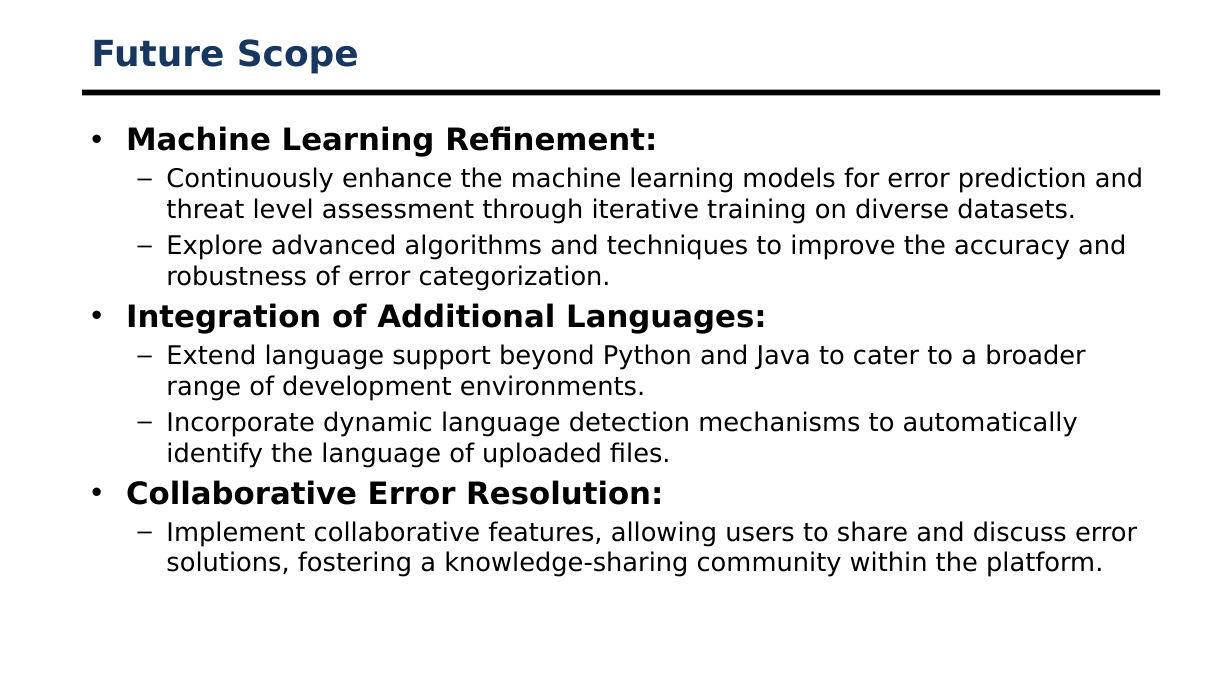
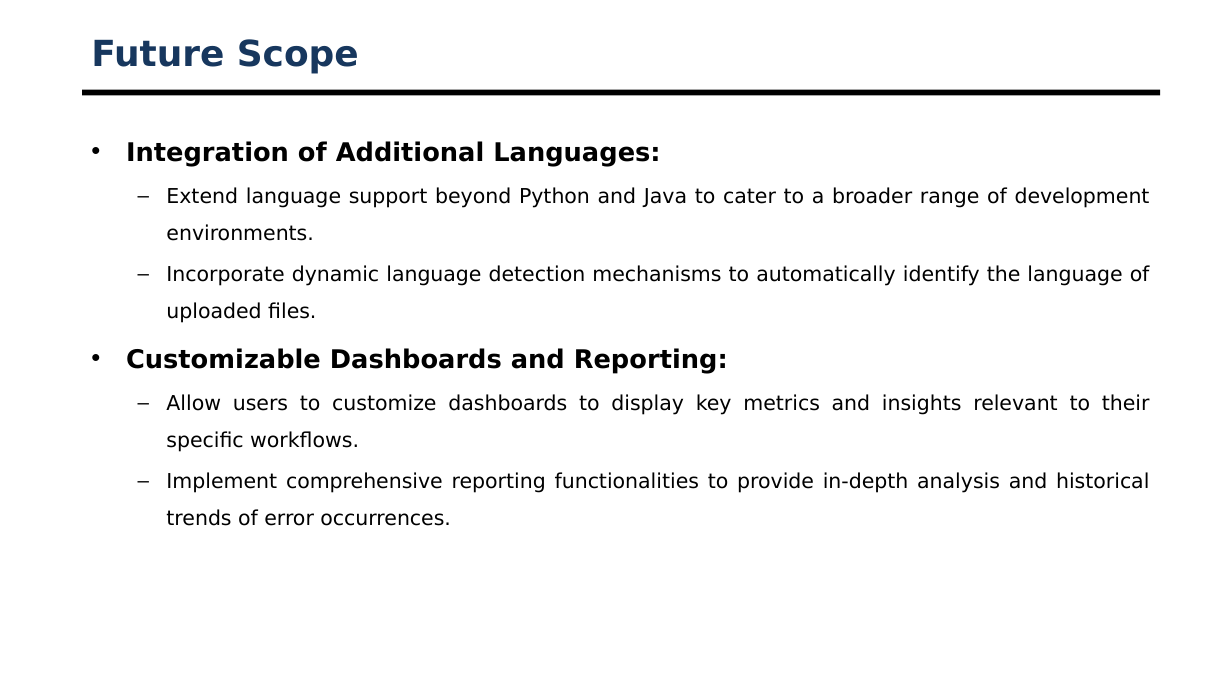
Before and after one commit to KiranspaceLDR/AI-Server-Log-Mangement-Software, a slide deck: slide 30 of Documentation/20201CEI0161_Final_Presentation.pptx (slide 32 before the commit). Drawn at 1232x693 pixels with LibreOffice and Linux fonts; fonts in the diff are those of the drawing; background and template pictures are left out. Boxes give left, top, right and bottom in pixels: in the first picture for what was removed or moved away, otherwise in the second. Text is boxed around its words. In the diff, an @@ line names an element or a change of style, - is before the commit and + after.

```diff
--- a/Documentation/20201CEI0161_Final_Presentation.pptx
+++ b/Documentation/20201CEI0161_Final_Presentation.pptx
@@ text at <box>126,126,1143,291</box>: paragraphs removed @@
-• Machine Learning Refinement:
-  – Continuously enhance the machine learning models for error prediction and threat level assessment through iterative training on diverse datasets.
-  – Explore advanced algorithms and techniques to improve the accuracy and robustness of error categorization.
@@ text at <box>126,141,1150,323</box>: size 24 to 20 pt in "Integration of Additional Languages:"; size 20 to 16 pt in "Extend language support beyond Python and Java ...", "Incorporate dynamic language detection mechanisms to automat ..."; alignment left to justified; line spacing 1 to 1.5 @@
@@ text at <box>126,348,1150,526</box>: text changed; size 20 to 16 pt @@
-• Collaborative Error Resolution:
-  – Implement collaborative features, allowing users to share and discuss error solutions, fostering a knowledge-sharing community within the platform.
+• Customizable Dashboards and Reporting:
+  – Allow users to customize dashboards to display key metrics and insights relevant to their specific workflows.
+  – Implement comprehensive reporting functionalities to provide in-depth analysis and historical trends of error occurrences.
```
Also in this commit, not shown: 21 other slides changed, 4 slides removed, 4 other files.
